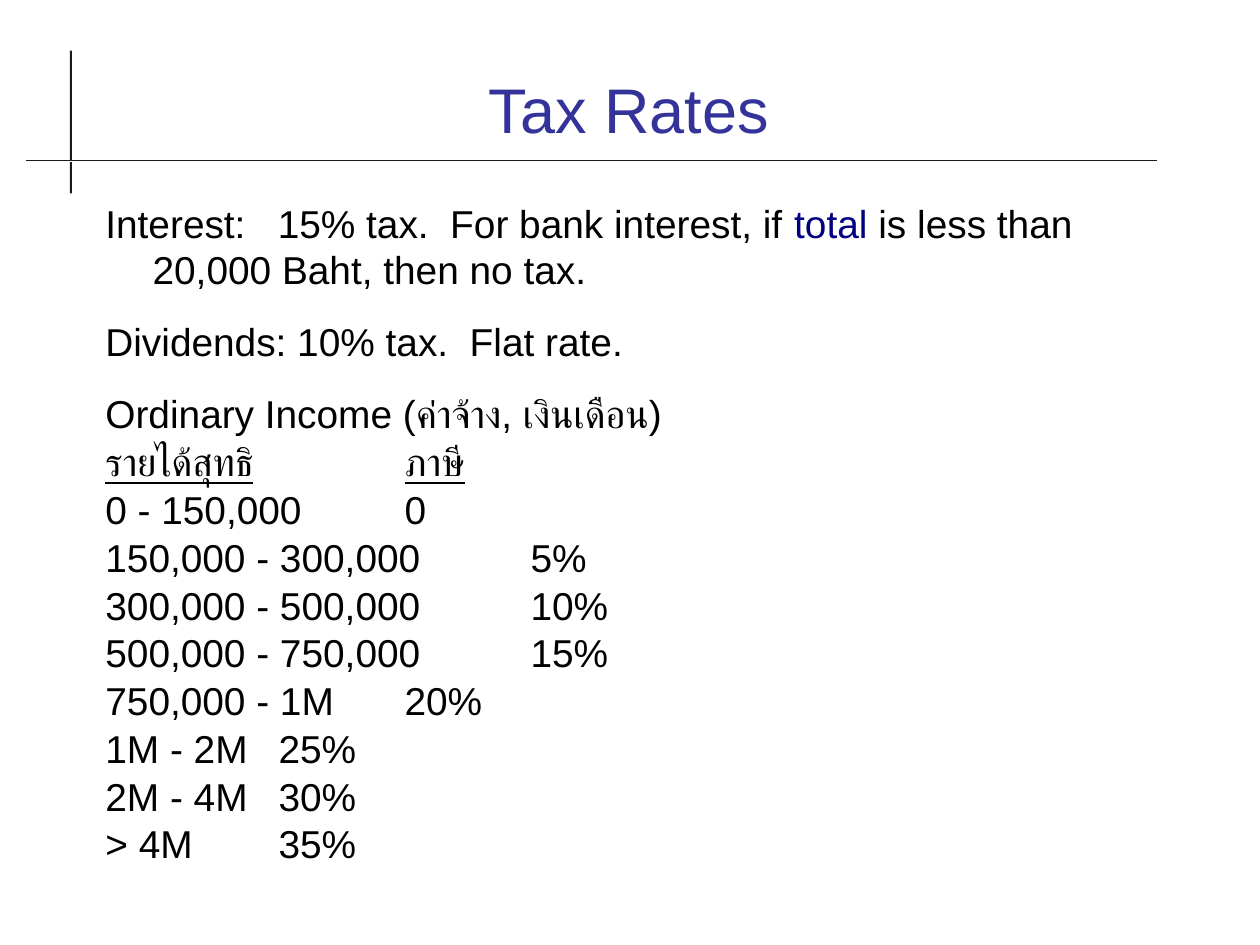
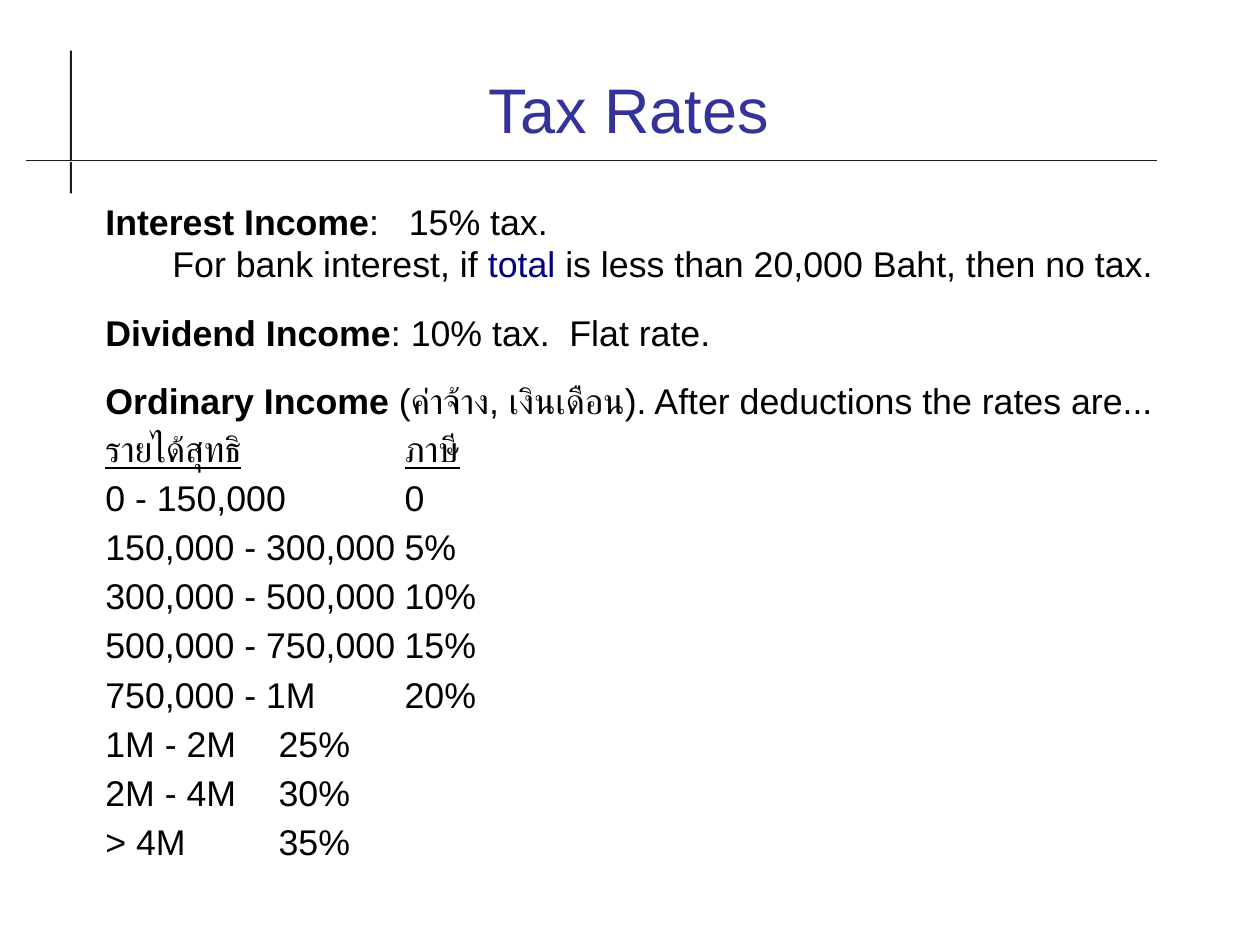
Before and after one commit to cpske/ISP, a slide deck: slide 4 of review/Week13-2022-Thai-Tax.odp. Drawn at 1260x945 pixels with LibreOffice and Linux fonts; fonts in the diff are those of the drawing. Boxes give left, top, right and bottom in pixels: in the first picture for what was removed or moved away, otherwise in the second. Text is boxed around its words. In the diff, an @@ line names an element or a change of style, - is before the commit and + after.

```diff
--- a/review/Week13-2022-Thai-Tax.odp
+++ b/review/Week13-2022-Thai-Tax.odp
@@ text at <box>105,210,1153,422</box>: text changed; size 22.2 to 20.4 pt @@
-Interest: 15% tax. For bank interest, if total is less than 20,000 Baht, then no tax.
-Dividends: 10% tax. Flat rate.
-Ordinary Income (ค่าจ้าง, เงินเดือน)
+Interest Income: 15% tax.
+For bank interest, if total is less than 20,000 Baht, then no tax.
+Dividend Income: 10% tax. Flat rate.
+Ordinary Income (ค่าจ้าง, เงินเดือน). After deductions the rates are...
@@ text at <box>105,435,476,856</box>: size 22.2 to 20.4 pt in "รายได้สุทธิ ภาษี", "0 - 150,000 0", "150,000 - 300,000 5%", "300,000 - 500,000 10%" and 5 more places; line spacing 0.8 to 0.9 @@
```
Also in this commit, not shown: 10 other slides changed, 2 slides added, 1 slide removed, 2 other files.
